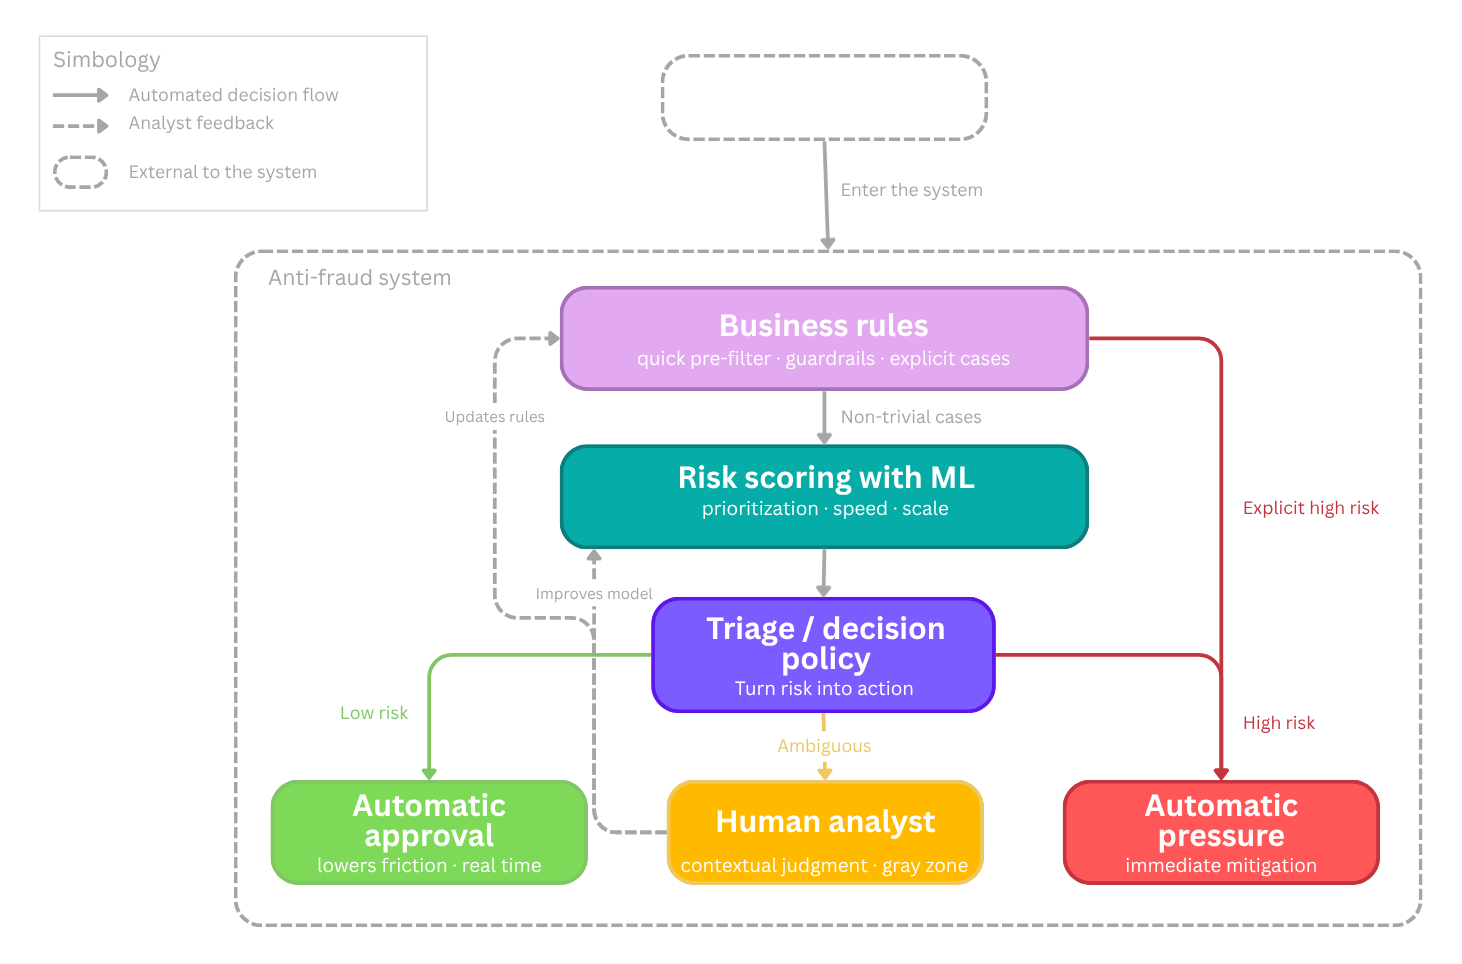
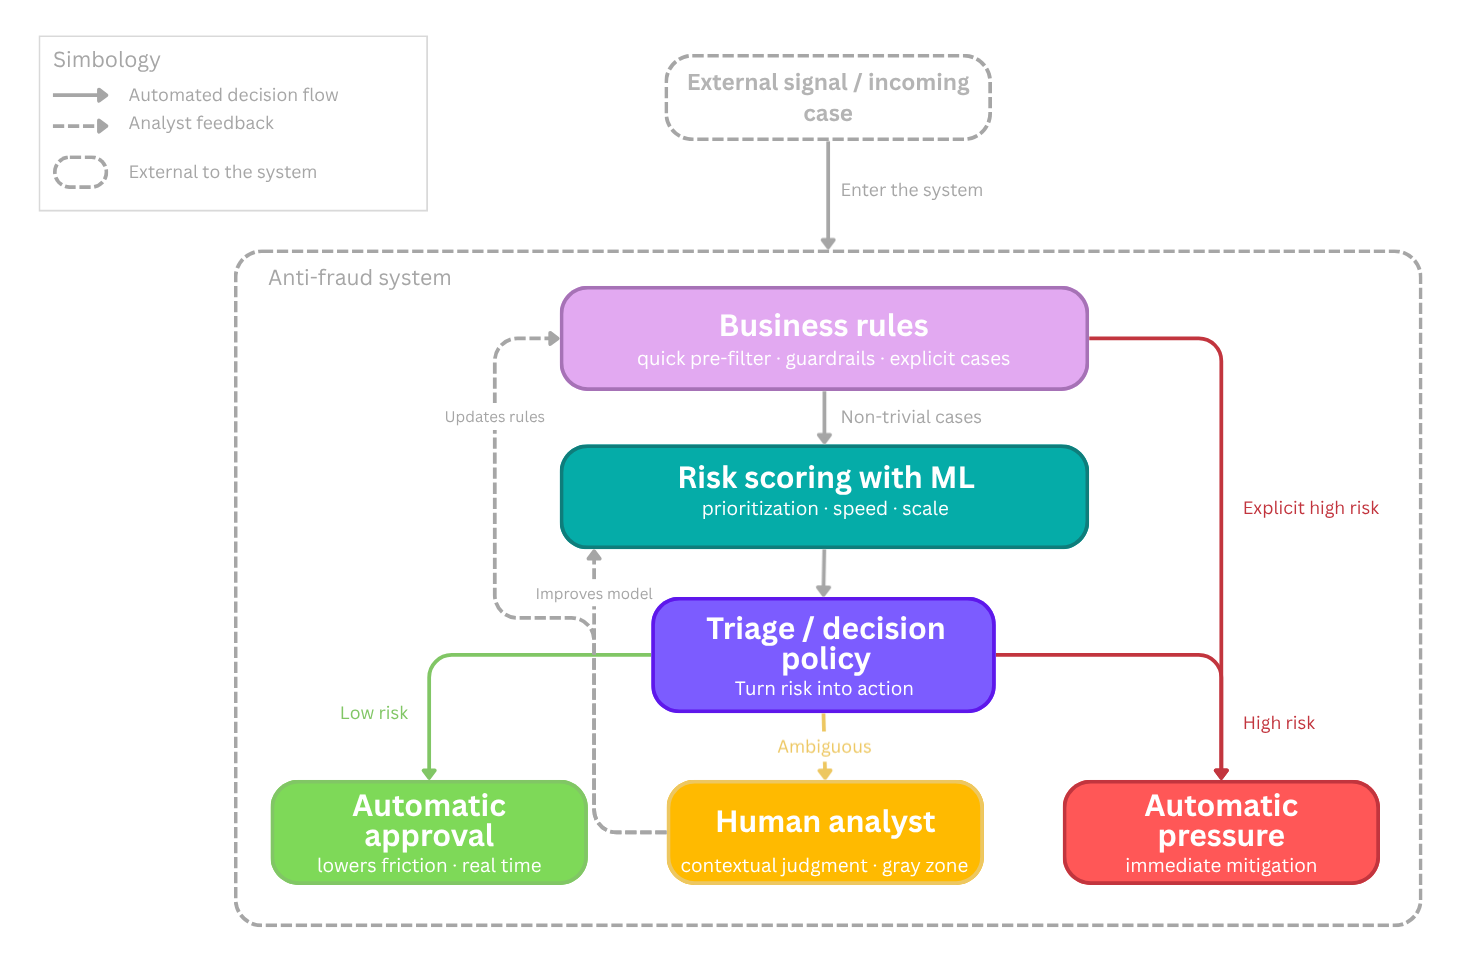
Layered file, before and after one edit (1462px x 964px). Changes by layer:
renamed "Effective fraud prevention (6).png copy" to "Effective fraud prevention (7).png copy", painted on it over bbox(660, 54, 992, 780)